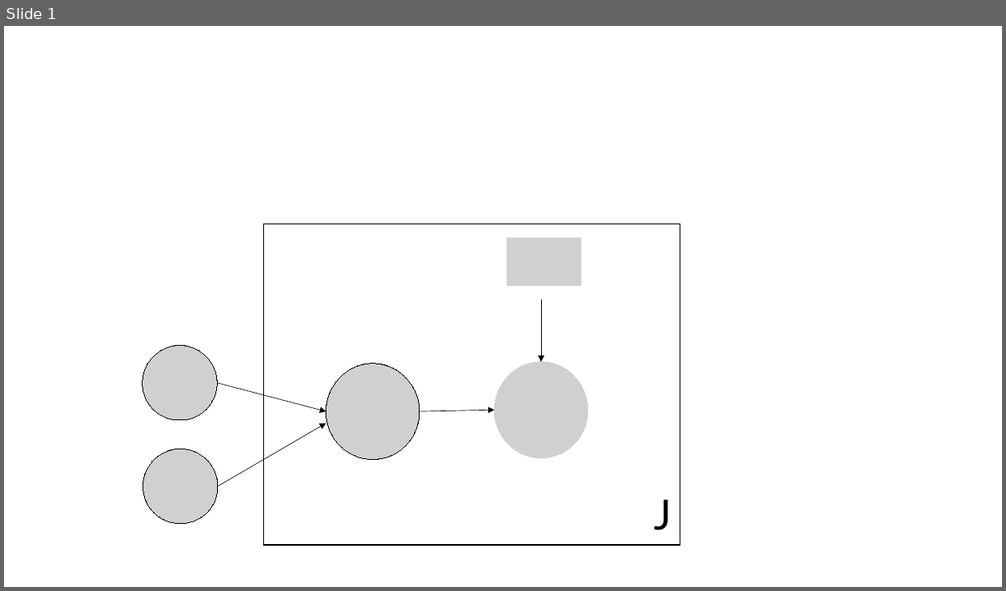
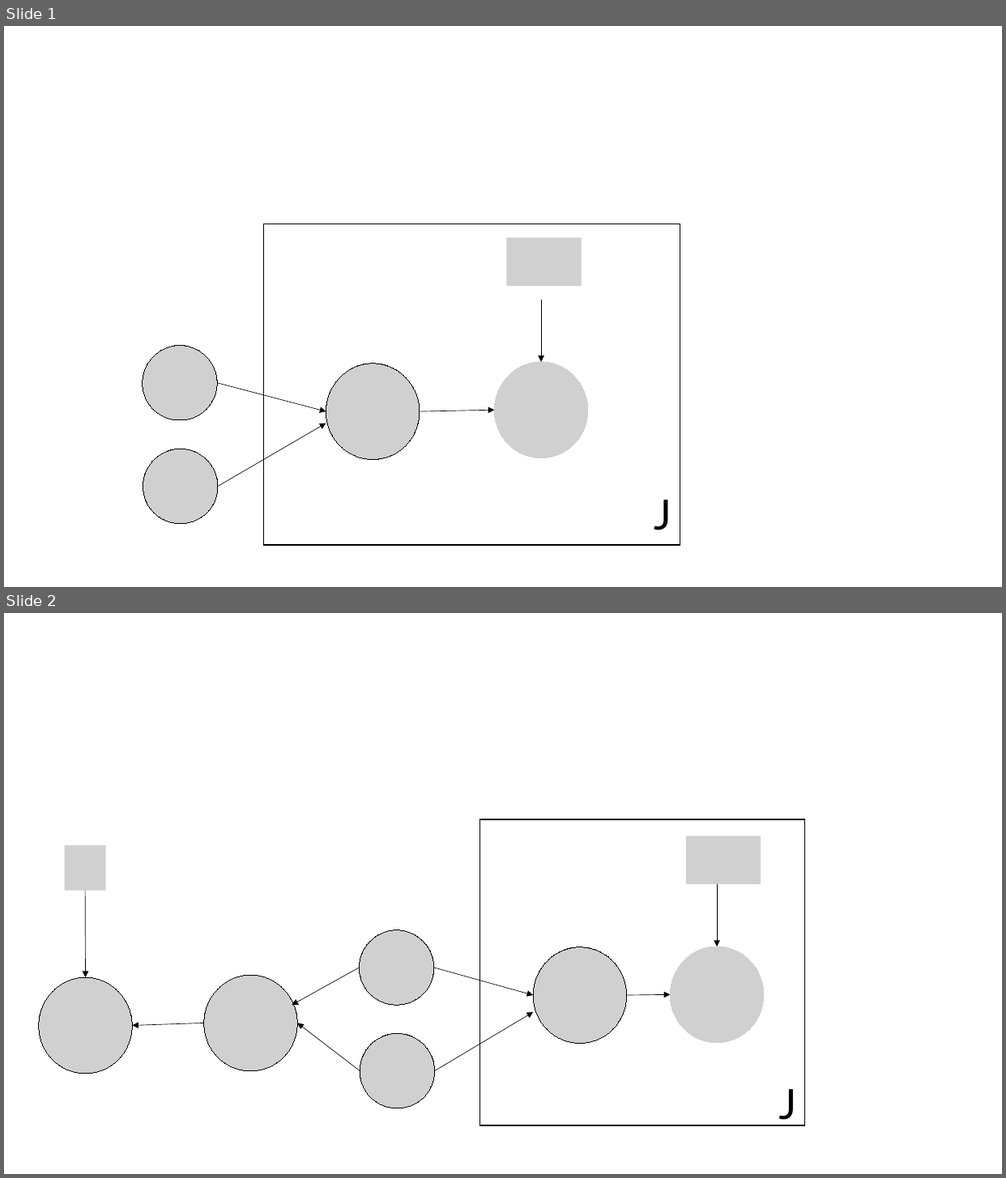
Before and after one commit to simon-ji/stat578, a slide deck: HW/HW2/dag.pptx. Shown one above the other, each under a label of ours: slide 1 before the commit, slides 1 and 2 after it. The pictures are 1006x591 and 1006x1178 pixels, drawn with LibreOffice and Linux fonts; fonts in the diff are those of the drawing; grey boxes stand for pictures. Boxes give left, top, right and bottom in pixels: in the first picture for what was removed or moved away, otherwise in the second. Text is boxed around its words. In the diff, an @@ line names an element or a change of style, - is before the commit and + after.

```diff
--- a/HW/HW2/dag.pptx
+++ b/HW/HW2/dag.pptx
@@ slide 2 added at [4,613,1002,1174], background #FFFFFF @@
@@ rectangle added at [480,820,804,1126], fill #FFFFFF, outline #000000 1 pt @@
@@ picture added at [65,845,106,891] @@
@@ picture added at [686,836,761,884] @@
@@ arrow added from (85, 891) to (86, 977), #000000 0.5 pt @@
@@ arrow added from (717, 884) to (717, 947), #000000 0.5 pt @@
@@ picture added at [360,931,434,1005] @@
@@ picture added at [533,948,627,1043] @@
@@ picture added at [671,947,764,1043] @@
@@ picture added at [204,975,297,1071] @@
@@ arrow added from (360, 968) to (292, 1005), #000000 0.5 pt @@
@@ arrow added from (434, 968) to (533, 995), #000000 0.5 pt @@
@@ picture added at [39,977,132,1073] @@
@@ arrow added from (627, 995) to (671, 995), #000000 0.5 pt @@
@@ arrow added from (204, 1023) to (132, 1025), #000000 0.5 pt @@
@@ arrow added from (360, 1071) to (297, 1023), #000000 0.5 pt @@
@@ arrow added from (434, 1071) to (533, 1013), #000000 0.5 pt @@
@@ picture added at [360,1033,434,1109] @@
@@ text added at [779,1089,797,1127], 40 pt, text #000000 @@
+J
```
Also in this commit, not shown: 7 other files.
